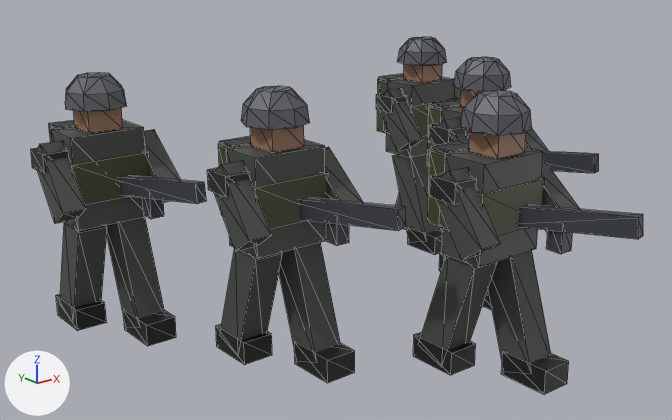
One commit to the glTF model game/battle/models/compact/infantry.glb: the scene before it, then after it.
Before and after are seen from a 50 mm lens placed at (-5.29, -6.17, 3.53), pointed at (-0.44, -0.11, 1.11). Every picture has the same lights, and +X, +Y and +Z are marked at lower left. The older version comes first. Mesh edges are drawn as thin lines. Vertices at exactly the same position are counted once.

The scene before the commit, as lines of its bpy script (objects in view):
```python
me_body = bpy.data.meshes.new('body')
me_body.from_pydata(...)  # 720 vertices, 1120 faces; spans x -2.55..2.43, y -2.63..1.81, z 0.0..2.28
me_body.materials.append(mat_defaultmaterial)
ob_body = bpy.data.objects.new('body', me_body)
ob_body.location = (0.0, 0.0, 0.0)
```
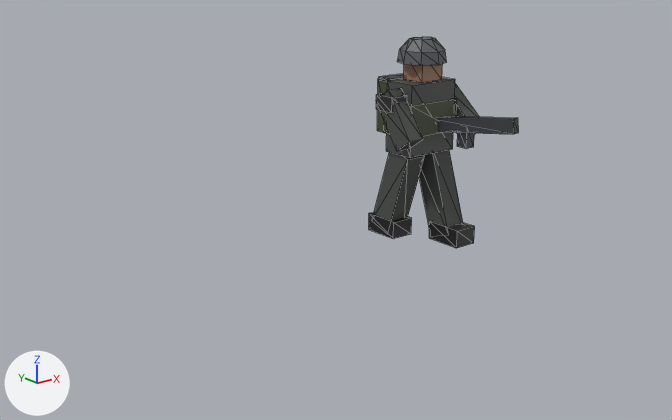
The newer file is also turned or shifted as a whole; pictures and numbers use the older file's frame.

Location of each change, (x1, y1, x2, y2) in pixels of the pictures (672 x 420 px; the box of a moved part takes in the faces that stretch with it):
'body', reshaped (75% narrower, 41% shorter)
    before: (31, 37, 643, 395)
    after: (369, 37, 519, 248)
part 1 of me_body, moved or reshaped (not visible before)
    after: (369, 212, 412, 239)
part 2 of me_body, moved or reshaped
    before: (408, 228, 443, 255)
    after: (429, 222, 475, 248)
part 3 of me_body, deleted
    before: (31, 57, 643, 395)
part 4 of me_body, moved or reshaped
    both: (397, 37, 439, 66)
part 5 of me_body, cut back
    after: (373, 116, 516, 228)

The change, as a diff of the scene's bpy script:
```diff
--- a/game/battle/models/compact/infantry.glb.py
+++ b/game/battle/models/compact/infantry.glb.py
@@ me_body @@
 # used by ob_body; location = (0.0, 0.0, 0.0)
-me_body.from_pydata(...)  # 720 vertices, 1120 faces; spans x -2.55..2.43, y -2.63..1.81, z 0.0..2.28
+me_body.from_pydata(...)  # 144 vertices, 224 faces; spans x 1.35..2.43, y 0.17..1.81, z 0.0..2.28
+# me_body part 1: the loose piece of 8 vertices spanning x 1.93..2.21, y 1.37..1.81, z 0.0..0.2 is moved by (-0.34, 0.0, 0.0)
+# me_body part 2: the loose piece of 8 vertices spanning x 1.59..1.87, y 0.69..1.13, z 0.0..0.2 is moved by (0.34, 0.0, 0.0)
+# me_body part 3: 66 loose pieces with 592 vertices, spanning x -2.55..2.2, y -2.63..1.77, z 0.0..2.28, are deleted
+# me_body part 4
+# 23 faces are deleted
+# 23 new faces join them
+# me_body part 5
+# 2 faces are deleted
+# 8 vertices are added at x 1.6..1.94, y 0.83..1.77, z 0.03..1.07
+# 8 new vertices lie (0.26, 0.0, 0.0) away from vertices in x 1.6..1.94, y 0.83..1.77, z 0.03..1.07
+# 26 new faces join them
 me_body.materials.append(mat_defaultmaterial)
```
